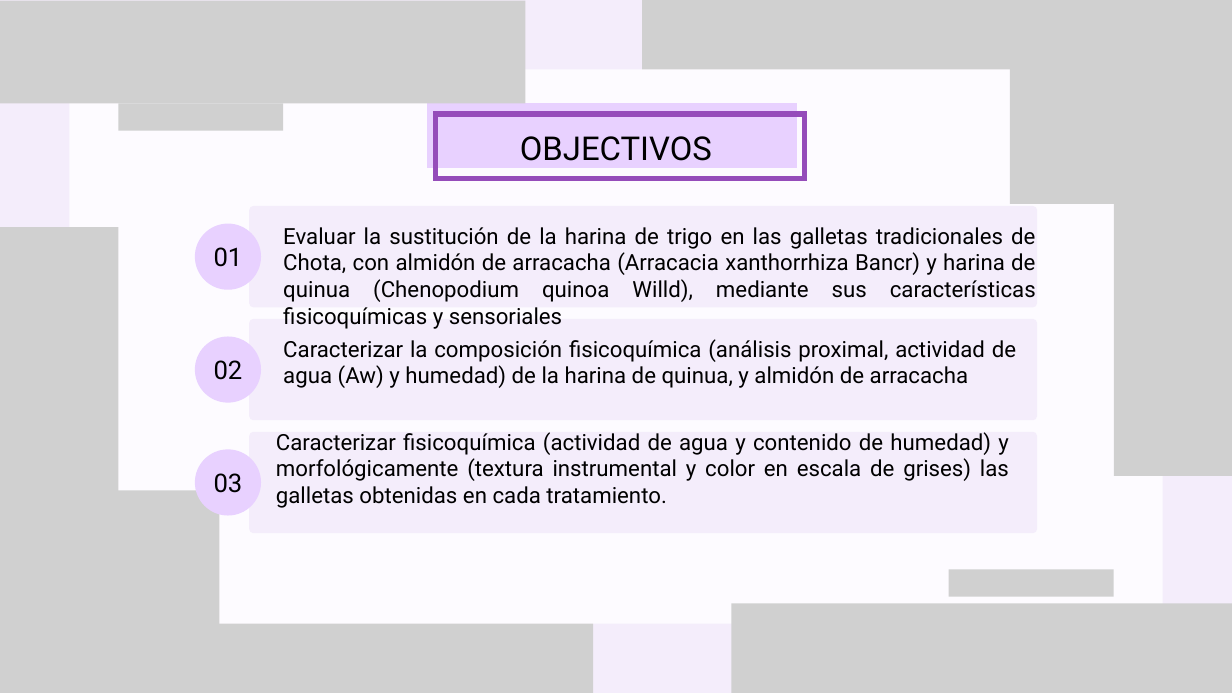
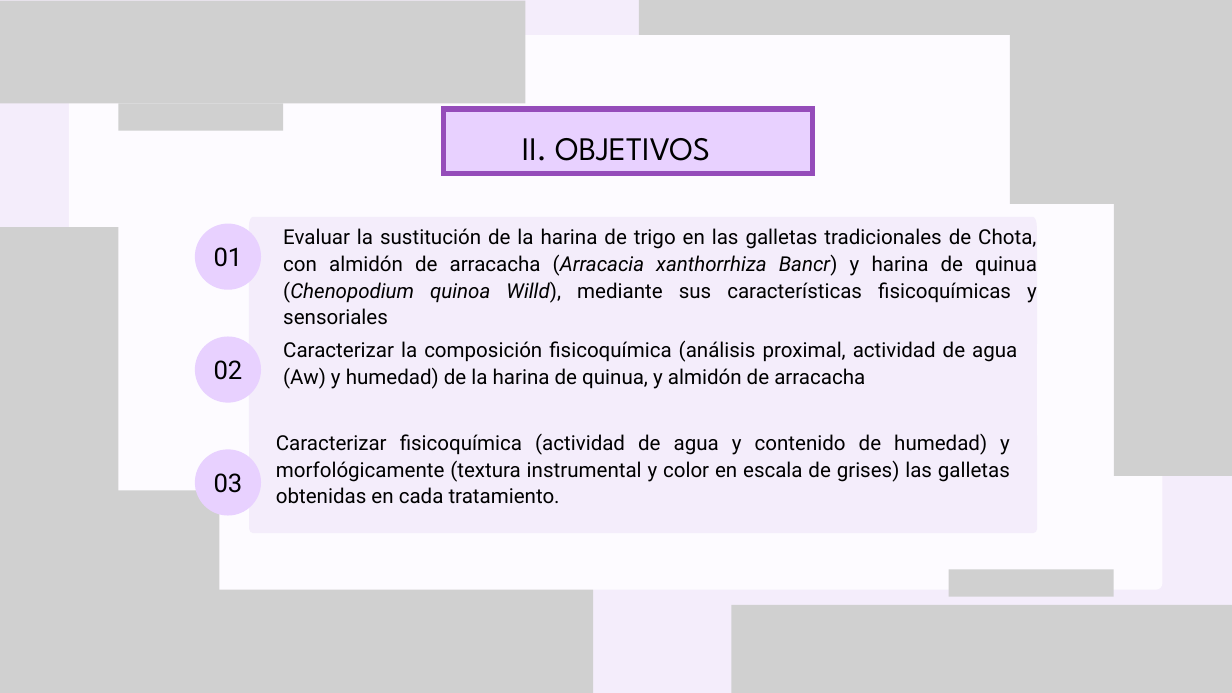
Before and after one commit to Rociom570/Datos-Unidad-II, a slide deck: slide 3 of Tarea II.pptx. Drawn at 1232x693 pixels with LibreOffice and Linux fonts; fonts in the diff are those of the drawing; grey boxes stand for pictures. Boxes give left, top, right and bottom in pixels: in the first picture for what was removed or moved away, otherwise in the second. Text is boxed around its words. In the diff, an @@ line names an element or a change of style, - is before the commit and + after.

```diff
--- a/Tarea II.pptx
+++ b/Tarea II.pptx
@@ picture: place and size @@
-picture at box(642, 0, 1117, 160)
+picture at box(639, 0, 1114, 222)
@@ freeform shape: place and size @@
-freeform shape at box(69, 69, 1162, 623)
+freeform shape at box(69, 35, 1162, 590)
@@ freeform shape: place and size @@
-freeform shape at box(436, 114, 804, 179)
+freeform shape at box(443, 109, 812, 174)
@@ freeform shape: place and size @@
-freeform shape at box(428, 103, 796, 168)
+freeform shape at box(443, 107, 812, 171)
@@ text at box(522, 138, 710, 161): text changed; font Roboto to League Spartan @@
-OBJECTIVOS
+II. OBJETIVOS
@@ freeform shape: place and size @@
-freeform shape at box(249, 319, 1037, 421)
+freeform shape at box(249, 217, 1037, 450)
@@ text "Evaluar la sustitución de la ..." at box(283, 228, 1037, 303): size 26 to 24 pt; italic on in "(Arracacia xanthorrhiza Bancr) (Chenopodium quinoa Willd)," @@
@@ freeform shape: place and size @@
-freeform shape at box(249, 206, 1037, 307)
+freeform shape at box(249, 246, 1037, 348)
@@ text "Caracterizar la composición fisicoquímica (análisis ..." at box(283, 340, 1017, 389): size 26 to 24 pt @@
@@ text "Caracterizar fisicoquímica (actividad de agua ..." at box(276, 434, 1010, 504): size 26 to 24 pt @@
@@ picture at box(731, 605, 1232, 693): outline redrawn @@
```
Also in this commit, not shown: 5 other slides changed, 6 slides added, 4 slides removed, 4 other files.
